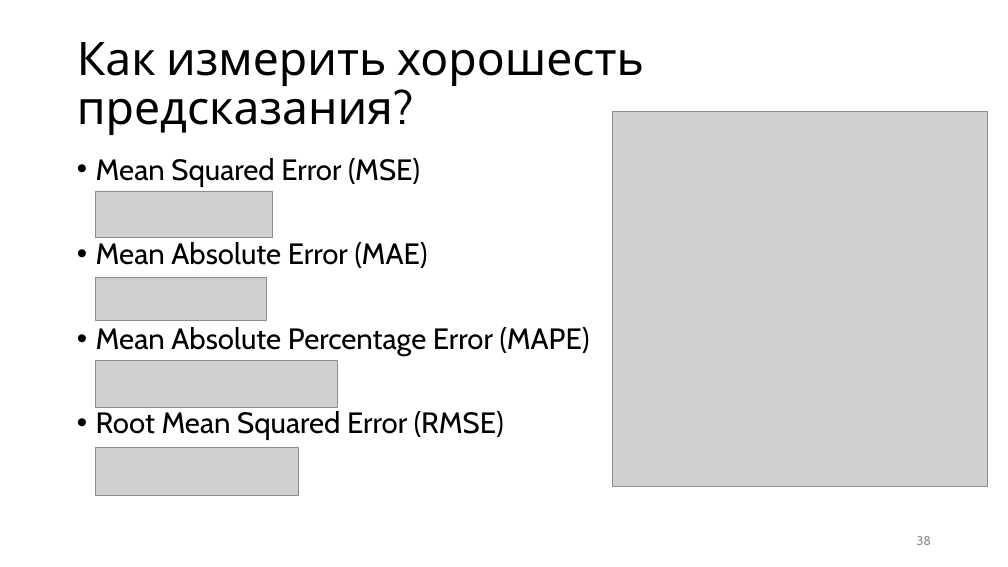
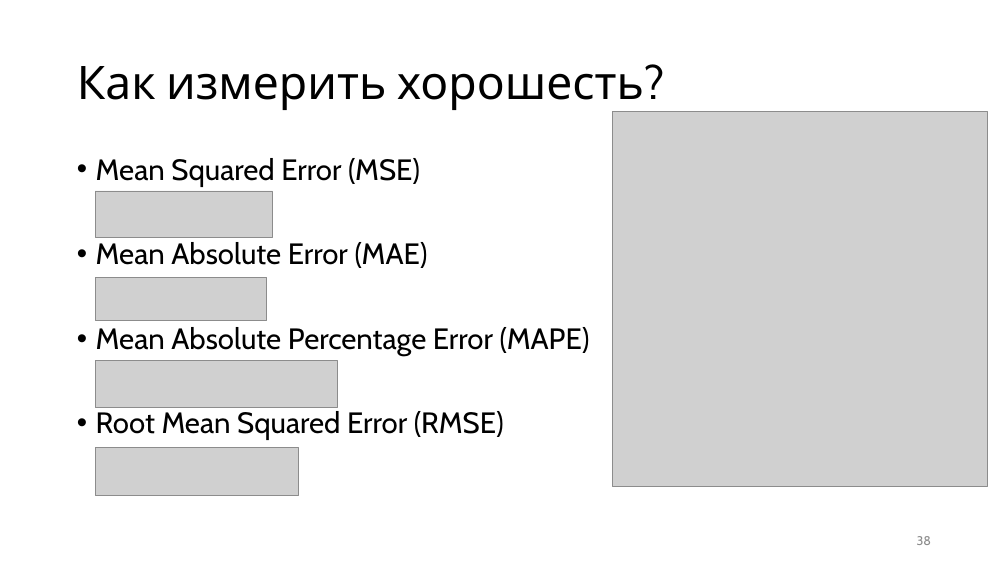
Before and after one commit to kurmakaevAlsu/ML_kurs2022, a slide deck: slide 38 of Машинное обучение.pptx. Drawn at 1008x567 pixels with LibreOffice and Linux fonts; fonts in the diff are those of the drawing; grey boxes stand for pictures. Boxes give left, top, right and bottom in pixels: in the first picture for what was removed or moved away, otherwise in the second. Text is boxed around its words. In the diff, an @@ line names an element or a change of style, - is before the commit and + after.

```diff
--- a/Машинное обучение.pptx
+++ b/Машинное обучение.pptx
@@ title at (77,66,644,112): text changed @@
-Как измерить хорошесть предсказания?
+Как измерить хорошесть?
```
Also in this commit, not shown: 2 other slides changed, 3 slides added.
